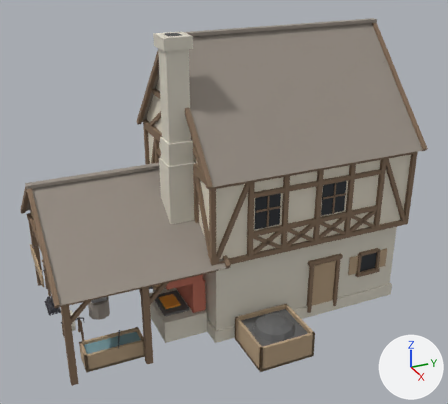
The glTF model public/models/blacksmith_workshop.glb as it was, and as the next commit left it.
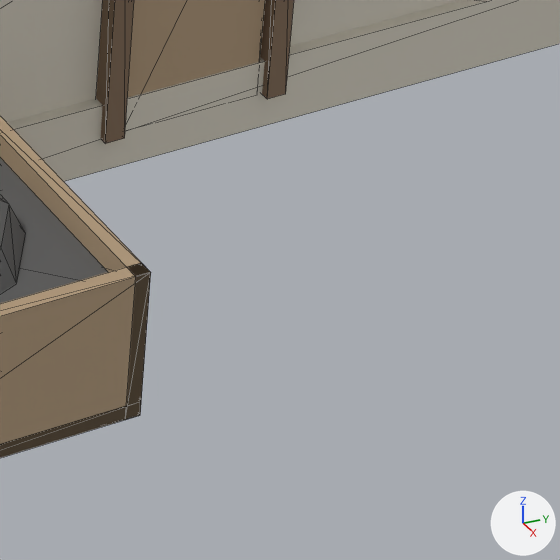
There are two pictures of each version: one whole from a 50 mm camera at (21.09, -9.45, 14.59) aimed at (1.26, -0.53, 4.68), one close up on the part from 65% to 85% of the width and 72% to 94% of the height. Every picture has the same lights, and +X, +Y and +Z are marked at lower right. The older version's two pictures come first. The close-ups show mesh edges as thin lines. Vertices at exactly the same position are counted once.

Script lines for the objects in view, before the commit:
```python
me_mesh_blacksmith = bpy.data.meshes.new('Mesh_Blacksmith')
me_mesh_blacksmith.from_pydata(...)  # 2288 vertices, 3484 faces; spans x -3.97..5.65, y -7.59..6.7, z -0.01..11.17
me_mesh_blacksmith.materials.append(mat_stonefieldstone)  # pale yellow #ddd7c8
me_mesh_blacksmith.materials.append(mat_brickgothic)  # orange #c87661
me_mesh_blacksmith.materials.append(mat_timberdark)  # brown #866f59
me_mesh_blacksmith.materials.append(mat_roofshingle)  # grey #999086
me_mesh_blacksmith.materials.append(mat_ironsteel)  # light grey #c4c7cb
me_mesh_blacksmith.materials.append(mat_fireorange)  # orange #f9aa3f
me_mesh_blacksmith.materials.append(mat_sootblack)  # dark grey #505050
me_mesh_blacksmith.materials.append(mat_waterclean)  # greyish cyan #81a6ad
me_mesh_blacksmith.materials.append(mat_coalblack)  # dark grey #616161
me_mesh_blacksmith.materials.append(mat_timberplank)  # beige #b8a081
me_mesh_blacksmith.materials.append(mat_glassdark)  # dark grey #292d32
me_mesh_blacksmith.materials.append(mat_plastercream)  # pale yellow #e5ddcb
me_mesh_blacksmith.materials.append(mat_ironwrought)  # dark grey #616169
me_mesh_blacksmith.materials.append(mat_hideleather)  # beige #ceb190
me_mesh_blacksmith.materials.append(mat_timberweathered)  # grey #a29990
ob_blacksmithworkshop = bpy.data.objects.new('BlacksmithWorkshop', me_mesh_blacksmith)
ob_blacksmithworkshop.location = (0.0, 0.0, 0.0)
```
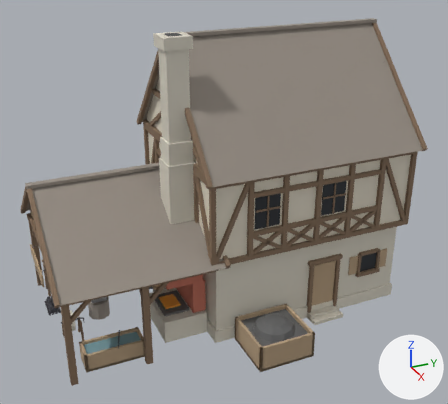
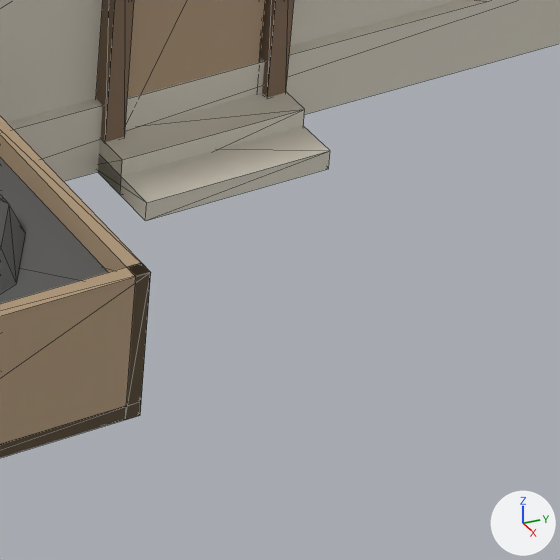
What changed in the scene script:
```text
Change me_mesh_blacksmith:
    used by ob_blacksmithworkshop; location = (0.0, 0.0, 0.0)
    remove me_mesh_blacksmith.from_pydata(...)  # 2288 vertices, 3484 faces; spans x -3.97..5.65, y -7.59..6.7, z -0.01..11.17
    add me_mesh_blacksmith.from_pydata(...)  # 2302 vertices, 3508 faces; spans x -3.97..5.65, y -7.59..6.7, z -0.01..11.17
    me_mesh_blacksmith part 1: a new loose piece of 14 vertices spanning x 3.4..4.05, y 2.12..3.47, z 0.0..0.26, in mat_stonefieldstone (pale yellow #ddd7c8)
```

Location of each change, [x1, y1, x2, y2] in pixels of the close-ups (560 x 560 px):
part 1 of me_mesh_blacksmith, added (pale yellow)
    after: [98, 92, 330, 221]
